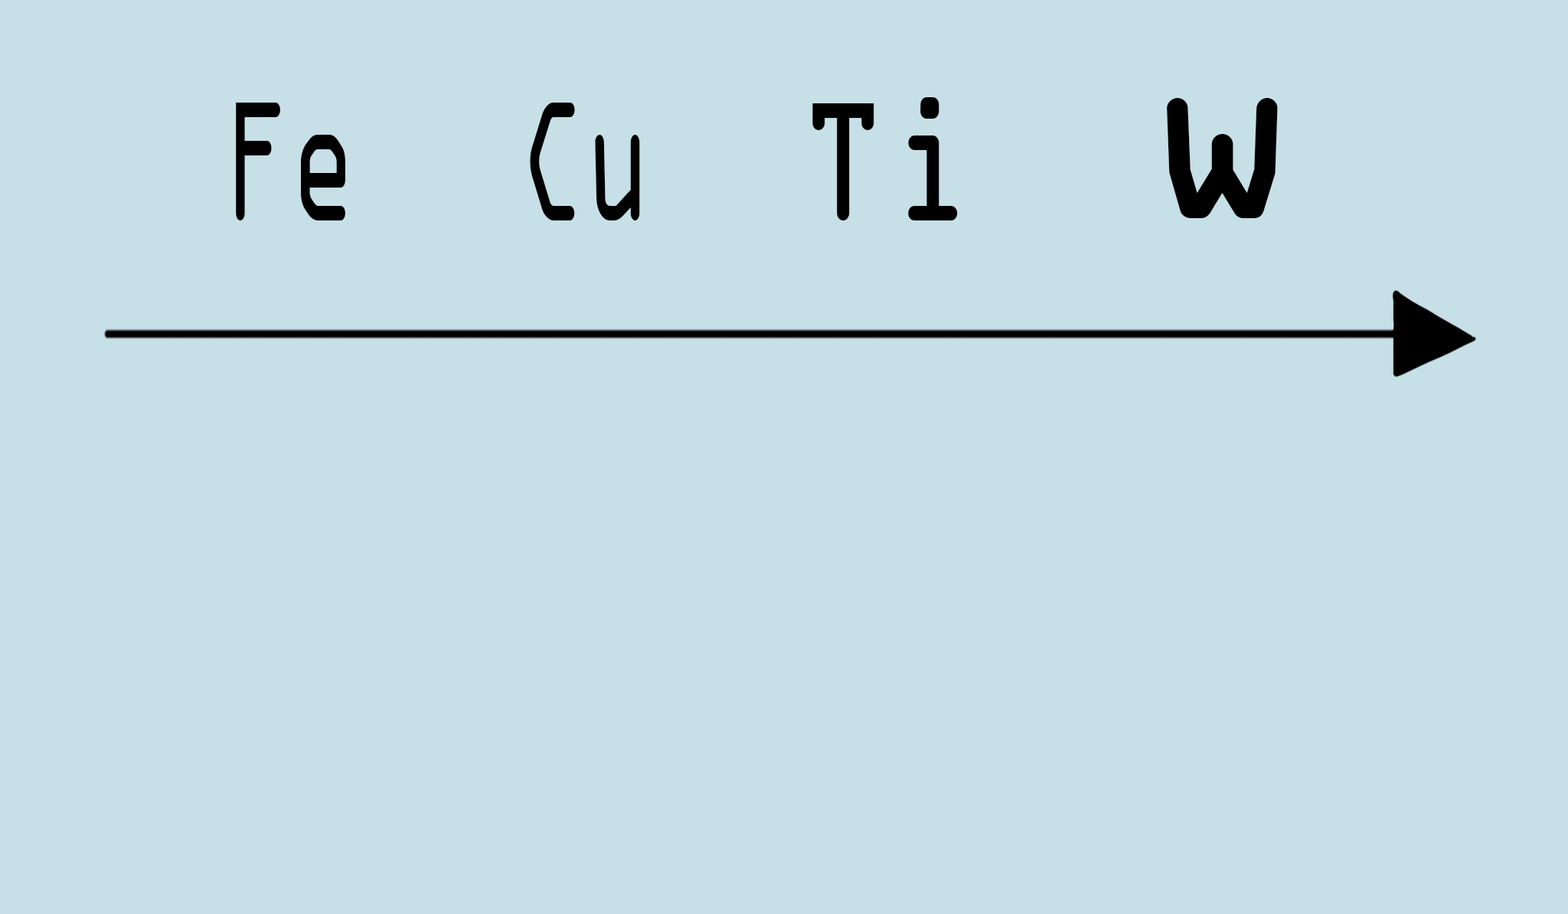
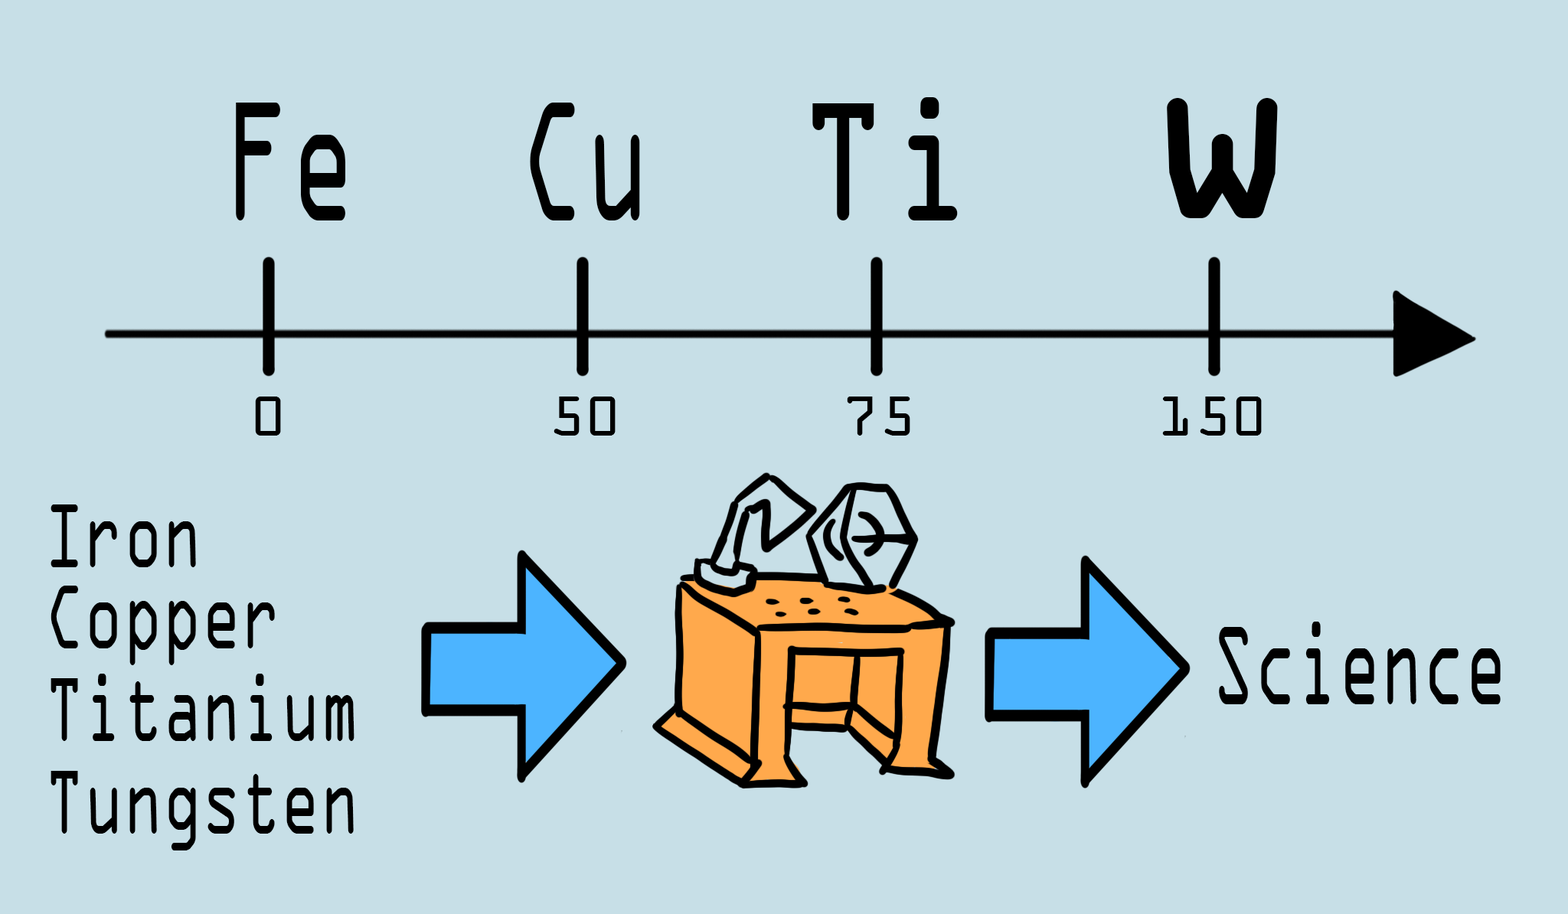
Two versions of the same layered image (w=1568, h=914). Layer-by-layer changes:
added layer "150" above "75" over bbox(1162, 396, 1262, 436)
added layer "75" above "50" over bbox(846, 396, 911, 436)
added layer "50" above "0" over bbox(553, 396, 616, 436)
added layer "0" above "Cu" over bbox(254, 396, 281, 436)
added layer "Tungsten" above "Titanium" over bbox(50, 770, 354, 851)
added layer "Titanium" above "fef" over bbox(50, 673, 355, 742)
added layer "fef" above "Iron" over bbox(50, 585, 275, 666)
added layer "Iron" above "Science" over bbox(50, 504, 196, 568)
added layer "Science" above "Fe" over bbox(1218, 621, 1501, 705)
added layer "Calque 4" above "Calque 3" over bbox(984, 555, 1191, 790)
added layer "Calque 3" above "Calque 2" over bbox(421, 471, 957, 790)
added layer "Calque 2" above "Calque 1" over bbox(261, 255, 1222, 377)
added layer "Calque 6" above "Calque 5" over bbox(502, 565, 618, 765)
added layer "Calque 5" above "computer" over bbox(421, 570, 1182, 784)